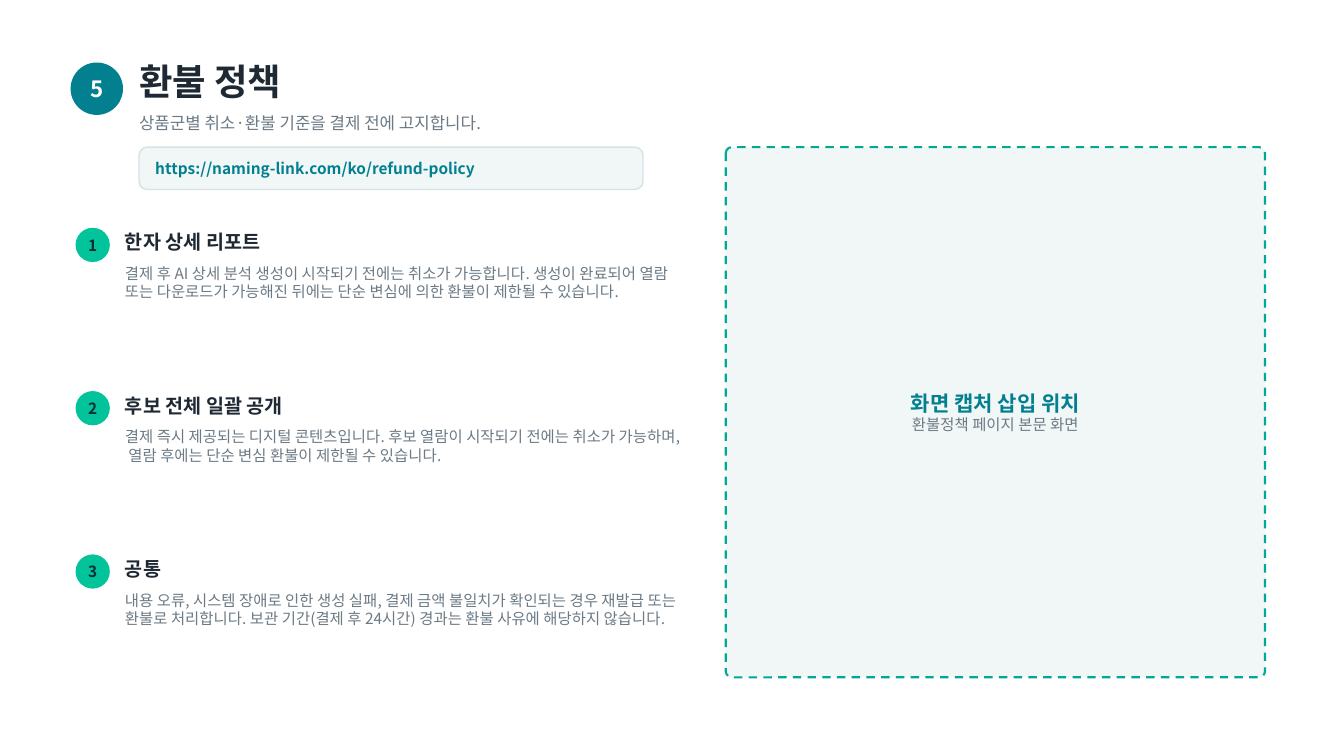
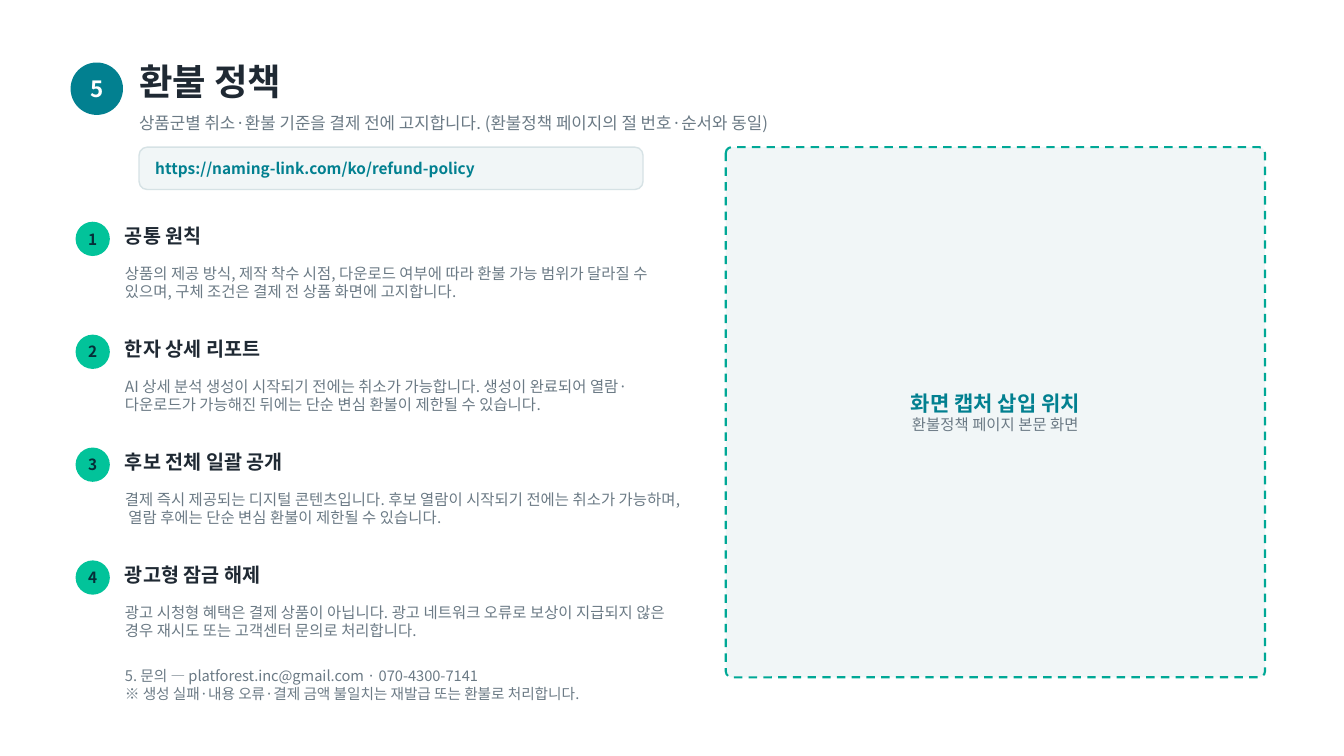
Before and after one commit to whitederrick/naminglink, a slide deck: slide 6 of docs/Naming-Link_결제경로.pptx. Drawn at 1344x756 pixels with LibreOffice and Linux fonts; fonts in the diff are those of the drawing. Boxes give left, top, right and bottom in pixels: in the first picture for what was removed or moved away, otherwise in the second. Text is boxed around its words. In the diff, an @@ line names an element or a change of style, - is before the commit and + after.

```diff
--- a/docs/Naming-Link_결제경로.pptx
+++ b/docs/Naming-Link_결제경로.pptx
@@ text at <box>139,115,768,132</box>: text changed @@
-상품군별 취소·환불 기준을 결제 전에 고지합니다.
+상품군별 취소·환불 기준을 결제 전에 고지합니다. (환불정책 페이지의 절 번호·순서와 동일)
@@ text "1": place and size @@
-text "1" at <box>88,239,97,251</box>
+text "1" at <box>88,233,97,245</box>
@@ ellipse: place and size @@
-ellipse at <box>76,228,110,262</box>
+ellipse at <box>76,222,110,256</box>
@@ text at <box>125,226,202,245</box>: text changed @@
-공통
+공통 원칙
@@ text at <box>125,266,647,300</box>: text changed @@
-결제 후 AI 상세 분석 생성이 시작되기 전에는 취소가 가능합니다. 생성이 완료되어 열람 또는 다운로드가 가능해진 뒤에는 단순 변심에 의한 환불이 제한될 수 있습니다.
+상품의 제공 방식, 제작 착수 시점, 다운로드 여부에 따라 환불 가능 범위가 달라질 수 있으며, 구체 조건은 결제 전 상품 화면에 고지합니다.
@@ text "한자 상세 리포트": place and size @@
-text "한자 상세 리포트" at <box>125,232,260,251</box>
+text "한자 상세 리포트" at <box>125,339,260,358</box>
@@ text "2": place and size @@
-text "2" at <box>88,402,97,414</box>
+text "2" at <box>88,345,97,357</box>
@@ ellipse: place and size @@
-ellipse at <box>76,391,110,425</box>
+ellipse at <box>76,335,110,369</box>
@@ text at <box>125,379,627,411</box>: text changed @@
-결제 즉시 제공되는 디지털 콘텐츠입니다. 후보 열람이 시작되기 전에는 취소가 가능하며, 열람 후에는 단순 변심 환불이 제한될 수 있습니다.
+AI 상세 분석 생성이 시작되기 전에는 취소가 가능합니다. 생성이 완료되어 열람·다운로드가 가능해진 뒤에는 단순 변심 환불이 제한될 수 있습니다.
@@ text "3": place and size @@
-text "3" at <box>88,565,97,577</box>
+text "3" at <box>88,458,97,470</box>
@@ ellipse: place and size @@
-ellipse at <box>76,555,110,589</box>
+ellipse at <box>76,448,110,482</box>
@@ text "후보 전체 일괄 공개": place and size @@
-text "후보 전체 일괄 공개" at <box>125,396,283,415</box>
+text "후보 전체 일괄 공개" at <box>125,452,283,471</box>
@@ text at <box>125,492,680,524</box>: text changed @@
-내용 오류, 시스템 장애로 인한 생성 실패, 결제 금액 불일치가 확인되는 경우 재발급 또는 환불로 처리합니다. 보관 기간(결제 후 24시간) 경과는 환불 사유에 해당하지 않습니다.
+결제 즉시 제공되는 디지털 콘텐츠입니다. 후보 열람이 시작되기 전에는 취소가 가능하며, 열람 후에는 단순 변심 환불이 제한될 수 있습니다.
@@ ellipse added at <box>76,561,110,595</box>, fill #02C39A @@
@@ text added at <box>125,565,260,584</box>, 14 pt, text #1F2933, bold @@
+광고형 잠금 해제
@@ text added at <box>88,571,97,583</box>, 11 pt, text #062E38, bold @@
+4
@@ text added at <box>125,605,664,637</box>, 11 pt, text #6B7A85 @@
+광고 시청형 혜택은 결제 상품이 아닙니다. 광고 네트워크 오류로 보상이 지급되지 않은 경우 재시도 또는 고객센터 문의로 처리합니다.
@@ text added at <box>125,669,580,700</box>, 10.5 pt, text #6B7A85 @@
+5. 문의 — platforest.inc@gmail.com · 070-4300-7141
+※ 생성 실패·내용 오류·결제 금액 불일치는 재발급 또는 환불로 처리합니다.
```
Also in this commit, not shown: 3 other slides changed, 1 slide added, 2 other files.
